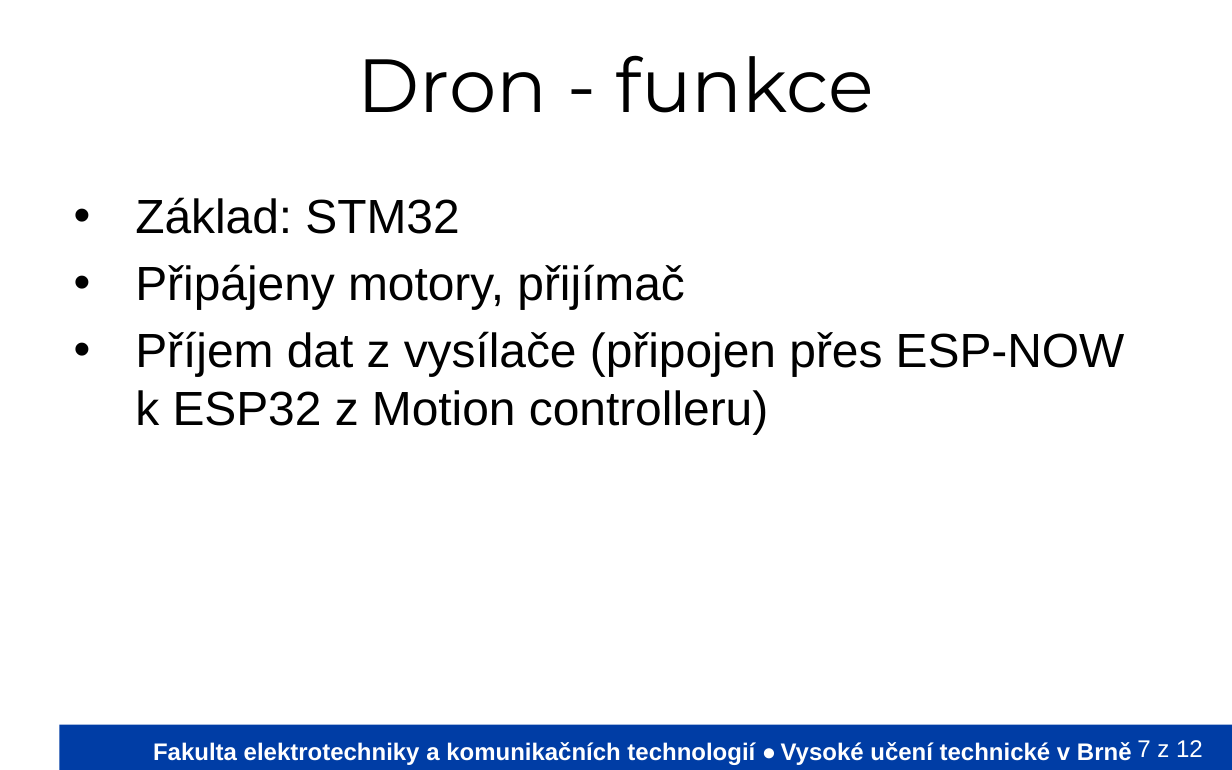
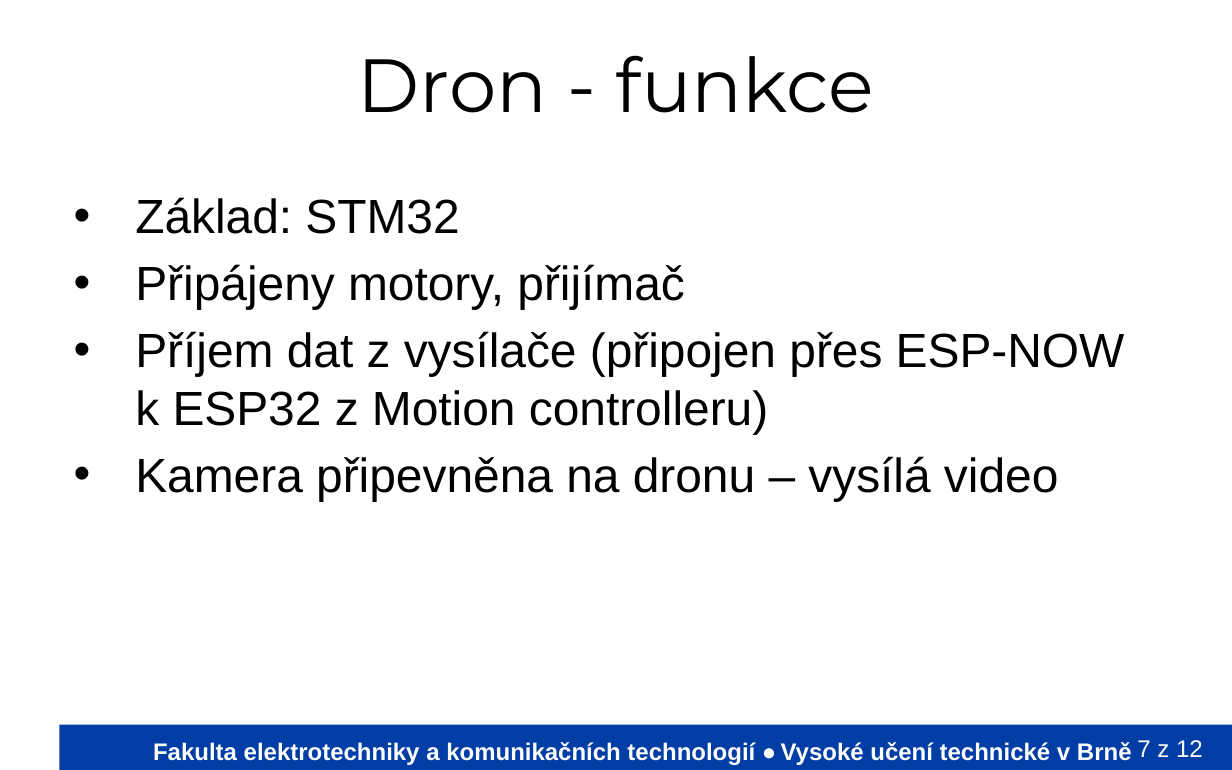
Before and after one commit to Mi-Tom/micro-controlers, a slide deck: slide 7 of PrezentaceVUT/VyvojovyDiagramVUT.odp. Drawn at 1232x770 pixels with LibreOffice and Linux fonts; fonts in the diff are those of the drawing; background and template pictures are left out. Boxes give left, top, right and bottom in pixels: in the first picture for what was removed or moved away, otherwise in the second. Text is boxed around its words. In the diff, an @@ line names an element or a change of style, - is before the commit and + after.

```diff
--- a/PrezentaceVUT/VyvojovyDiagramVUT.odp
+++ b/PrezentaceVUT/VyvojovyDiagramVUT.odp
@@ text at bbox=[135, 456, 1058, 501]: paragraph added @@
+• Kamera připevněna na dronu – vysílá video
```
Also in this commit, not shown: 2 other slides changed, 1 other file.
